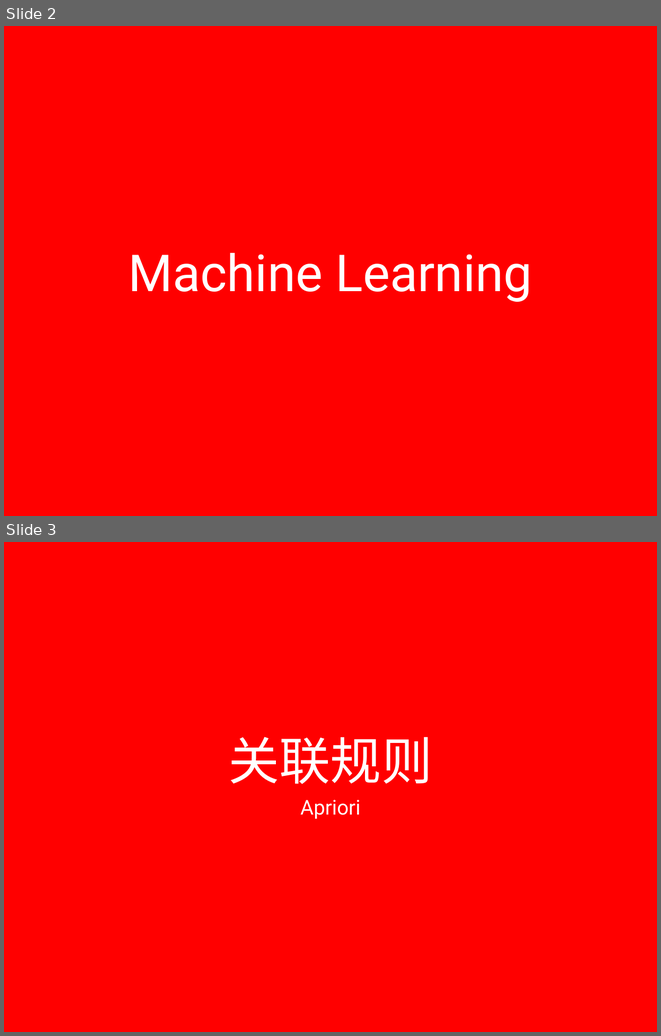
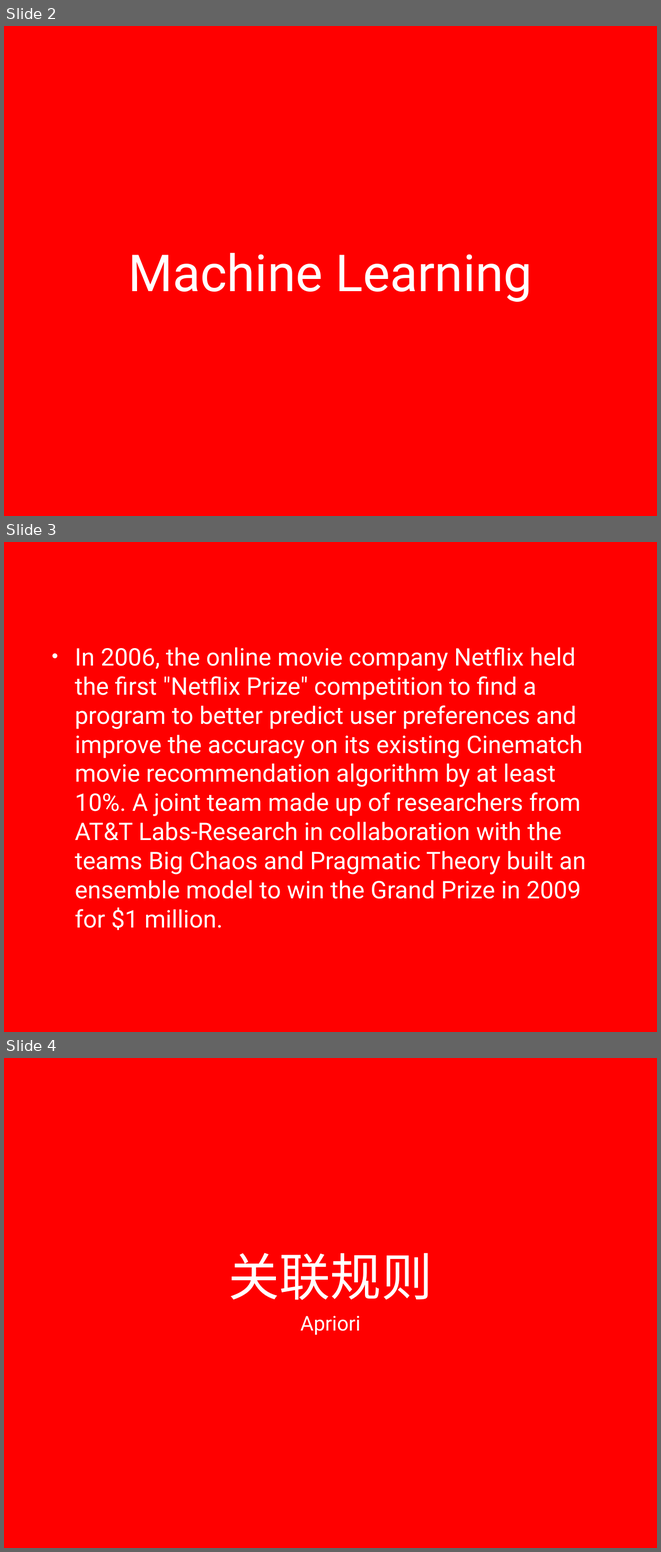
Before and after one commit to lizhanhui/ml, a slide deck: doc/presentation.pptx. Shown one above the other, each under a label of ours: slides 2 and 3 before the commit, slides 2, 3 and 4 after it. The pictures are 661x1036 and 661x1552 pixels, drawn with LibreOffice and Linux fonts; fonts in the diff are those of the drawing; background and template pictures are left out. Boxes give left, top, right and bottom in pixels: in the first picture for what was removed or moved away, otherwise in the second. Text is boxed around its words. In the diff, an @@ line names an element or a change of style, - is before the commit and + after.

Commit message:
edit ppt

```diff
--- a/doc/presentation.pptx
+++ b/doc/presentation.pptx
@@ slide 3 added at [4, 542, 657, 1032], background picture (left out) @@
@@ text added at [75, 647, 586, 930], 38 pt, text #FFFFFF @@
+• In 2006, the online movie company Netflix held the first "Netflix Prize" competition to find a program to better predict user preferences and improve the accuracy on its existing Cinematch movie recommendation algorithm by at least 10%. A joint team made up of researchers from AT&T Labs-Research in collaboration with the teams Big Chaos and Pragmatic Theory built an ensemble model to win the Grand Prize in 2009 for $1 million.
@@ what was slide 3 is now slide 4 @@
```
Also in this commit, not shown: 2 other slides added, 1 slide removed.
